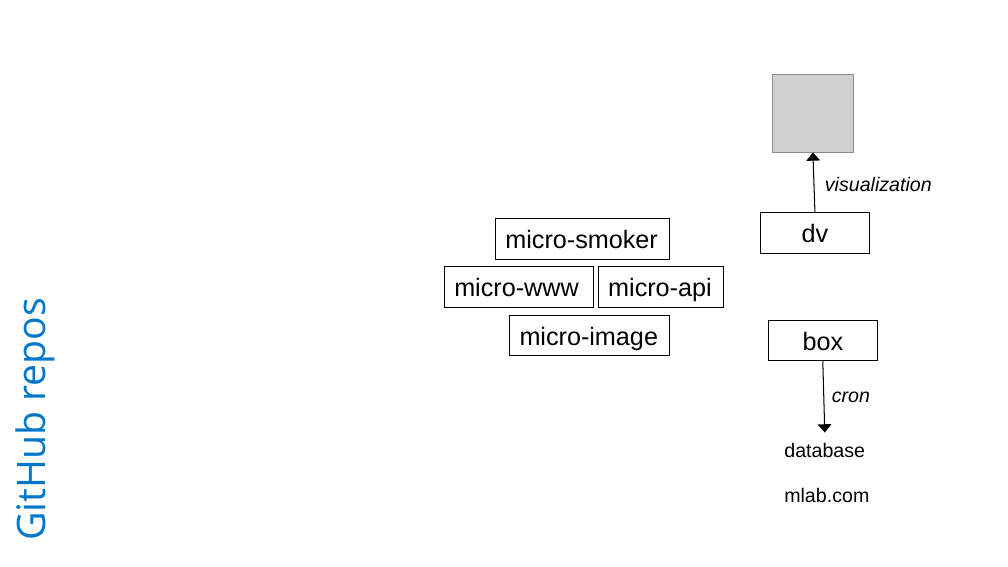
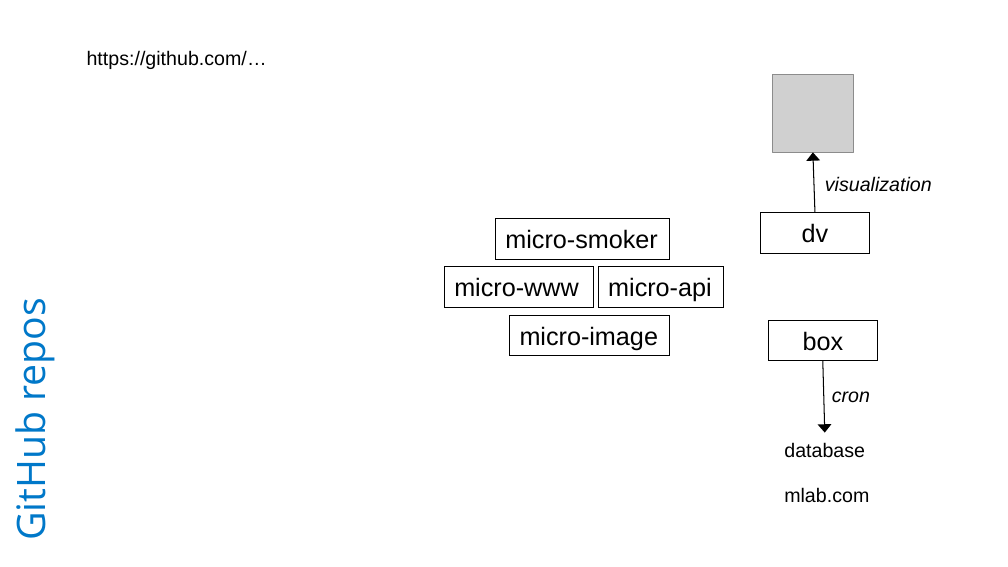
Before and after one commit to rkuma183/wilsonmar.github.io, a slide deck: slide 6 of fig/shippable-v01.pptx. Drawn at 1008x567 pixels with LibreOffice and Linux fonts; fonts in the diff are those of the drawing; grey boxes stand for pictures. Boxes give left, top, right and bottom in pixels: in the first picture for what was removed or moved away, otherwise in the second. Text is boxed around its words. In the diff, an @@ line names an element or a change of style, - is before the commit and + after.

```diff
--- a/fig/shippable-v01.pptx
+++ b/fig/shippable-v01.pptx
@@ text added at (87, 50, 267, 69), 14 pt, text #000000 @@
+https://github.com/…
```
Also in this commit, not shown: 1 other slide changed, 3 slides added, 2 slides removed, 7 other files.
